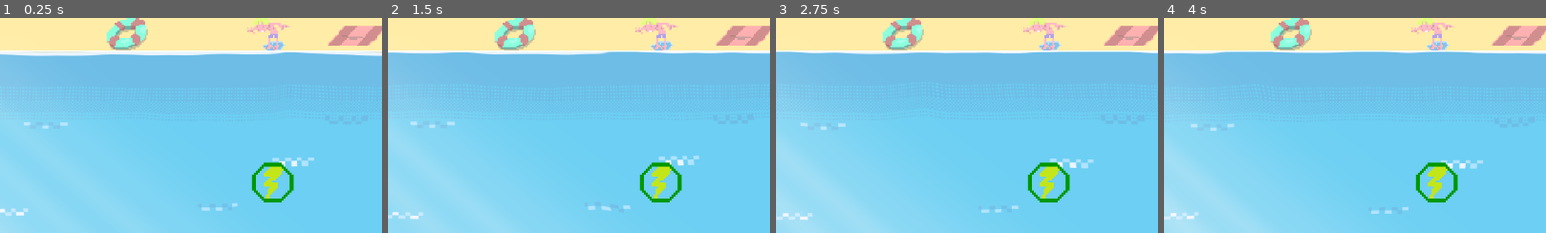
Above: before the commit, frames 1-4 (left to right).
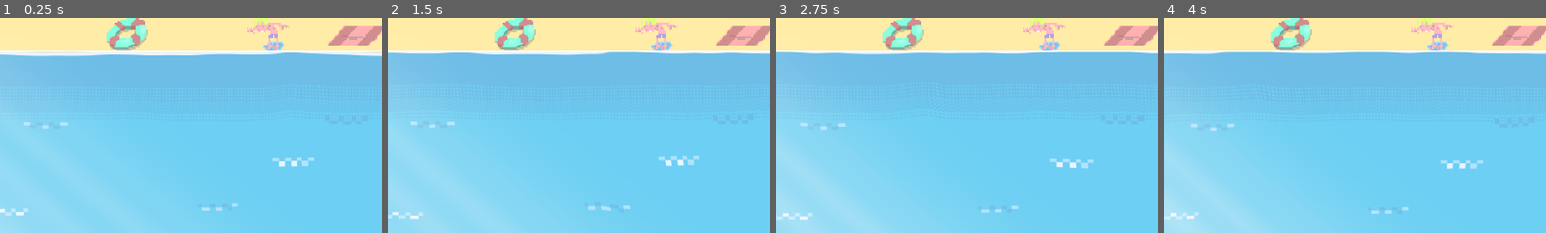
Above: after the commit, the same moments.

Repository: Woktopus/bubble
Game: Godot game, scene res://scenes/main/main.tscn
Two runs of this game, one before a commit and one after it. Both use one fixed random seed, a clock stepped at 60 frames per second and the inputs below.
Inputs (mouse positions are % of the whole screen's width and height, from its top left):
- Up to frame 1 (0.25 s): no input
- Up to frame 2 (1.5 s): move the mouse to (72, 45) at 0.52 s; hold E (player_fire_right) 0.53-1.28 s; move the mouse to (30, 55) at 1.27 s; hold S (player_down) from 1.28 s (still down)
- Up to frame 3 (2.75 s): move the mouse to (60, 28) at 2.02 s; release S (player_down) at 2.03 s; hold E (player_fire_right) from 2.03 s (still down)
- Up to frame 4 (4 s): move the mouse to (45, 70) at 2.77 s; release E (player_fire_right) at 2.78 s; hold Z (player_up) 2.78-3.53 s; move the mouse to (80, 65) at 3.52 s; hold A (player_fire_left) from 3.53 s (still down)
The pictures show only the part of the screen within x 31-81%, y 0-50%; the shares and areas given below are measured in that part.

The runs differ from the first frame. In frame 1, 1.0% of the frame differs, in the area x 65-77%, y 67-86%; in frame 2, 1.0%; in frame 3, 1.0%; in frame 4, 1.0%.

Commit message:
new power up mechanics

Diff:
--- a/autoload/GameData.gd
+++ b/autoload/GameData.gd
@@ -2,7 +2,7 @@
 
 var player_data: Dictionary = {}
 
-enum PowerType{BOAT, BUBBLE}
+enum PowerType{SPEED, HEALTH}
 
 func reset_all()->void:
 	player_data = {}
--- a/scenes/boat/boat.gd
+++ b/scenes/boat/boat.gd
@@ -271,29 +271,12 @@
 	is_invu = false
 
 func get_power_up(type):
-	if(type == GameData.PowerType.BUBBLE):
-		bubble_powerup()
-	elif(type == GameData.PowerType.BOAT):
-		boat_powerup()
+	if(type == GameData.PowerType.SPEED):
+		apply_speed_boost()
+	elif(type == GameData.PowerType.HEALTH):
+		apply_heal_powerup()
 	else:
 		print("Invalid power up type")
-
-func bubble_powerup():
-	pass
-
-func boat_powerup():
-	var power_ups = ["speed_boost", "heal"]
-	var random_index = randi() % power_ups.size()
-	var selected_power_up = power_ups[random_index]
-
-	match selected_power_up:
-		"speed_boost":
-			apply_speed_boost()
-		"heal":
-				apply_heal_powerup()
-		"default":
-			print("Invalid power up")
-
 
 func apply_speed_boost():
 	print("Speed boost applied")
--- a/scenes/main/main.tscn
+++ b/scenes/main/main.tscn
@@ -125,9 +125,6 @@
 position = Vector2(1105, 328)
 shape = SubResource("RectangleShape2D_twcly")
 
-[node name="Powerup" parent="." instance=ExtResource("5_7clre")]
-position = Vector2(766, 248)
-
 [node name="markerp1" type="Marker2D" parent="."]
 visible = false
 position = Vector2(986, 172)
--- a/scenes/powerup/powerup.gd
+++ b/scenes/powerup/powerup.gd
@@ -2,16 +2,20 @@
 
 signal player_entered(type, duration)
 
-@export var type: GameData.PowerType = GameData.PowerType.BOAT
+@export var type: GameData.PowerType = GameData.PowerType.SPEED
 @export var duration: float = 5
 
 # Called when the node enters the scene tree for the first time.
 func _ready() -> void:
+	var enum_values = GameData.PowerType.values()
+	var random_index = randi() % enum_values.size()
+	type = enum_values[random_index]
+
 	match type:
-		GameData.PowerType.BOAT:
-			$Sprite2D.texture = load("res://assets/powerup/speed.png")
-		GameData.PowerType.BUBBLE:
-			$Sprite2D.texture = load("res://assets/powerup/explode.png")
+		GameData.PowerType.HEALTH:
+			$Sprite2D.texture = load("res://assets/powerup/jetonboat_heal.png")
+		GameData.PowerType.SPEED:
+			$Sprite2D.texture = load("res://assets/powerup/jetonbulle rapides.png")
 
 func on_powerup_body_entered(body):
 	if "boat" in body.get_groups():
--- a/scenes/powerup/powerup.tscn
+++ b/scenes/powerup/powerup.tscn
@@ -1,17 +1,16 @@
 [gd_scene load_steps=4 format=3 uid="uid://mjb5wt0n5qkt"]
 
 [ext_resource type="Script" path="res://scenes/powerup/powerup.gd" id="1_df8ps"]
-[ext_resource type="Texture2D" uid="uid://bpuidgc8ubl1b" path="res://assets/powerup/explode.png" id="2_cxafx"]
+[ext_resource type="Texture2D" uid="uid://p64cqgjudxgy" path="res://assets/powerup/jetonboat_heal.png" id="2_0a2vc"]
 
 [sub_resource type="CircleShape2D" id="CircleShape2D_xurxt"]
-radius = 30.1496
+radius = 12.1655
 
 [node name="Powerup" type="Area2D"]
 script = ExtResource("1_df8ps")
 
 [node name="Sprite2D" type="Sprite2D" parent="."]
-scale = Vector2(0.2, 0.2)
-texture = ExtResource("2_cxafx")
+texture = ExtResource("2_0a2vc")
 
 [node name="CollisionShape2D" type="CollisionShape2D" parent="."]
 shape = SubResource("CircleShape2D_xurxt")
